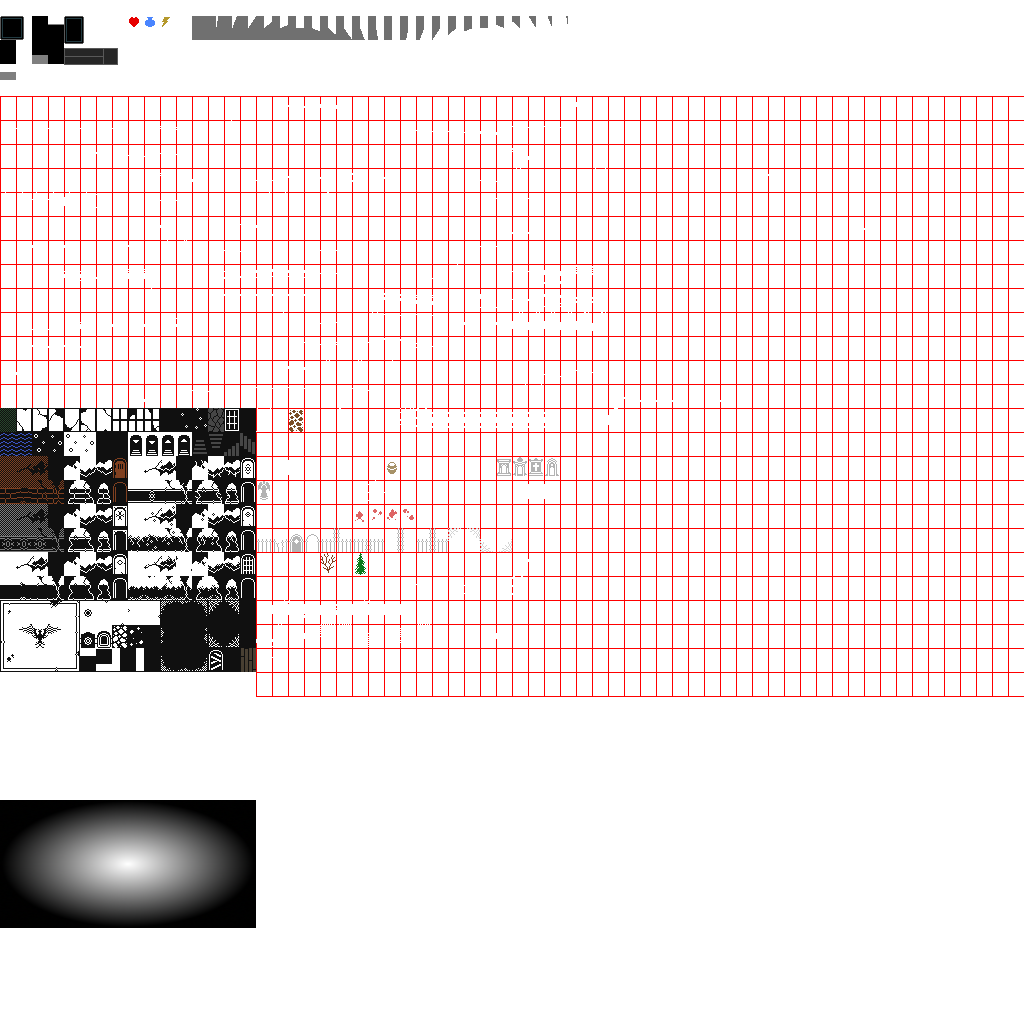
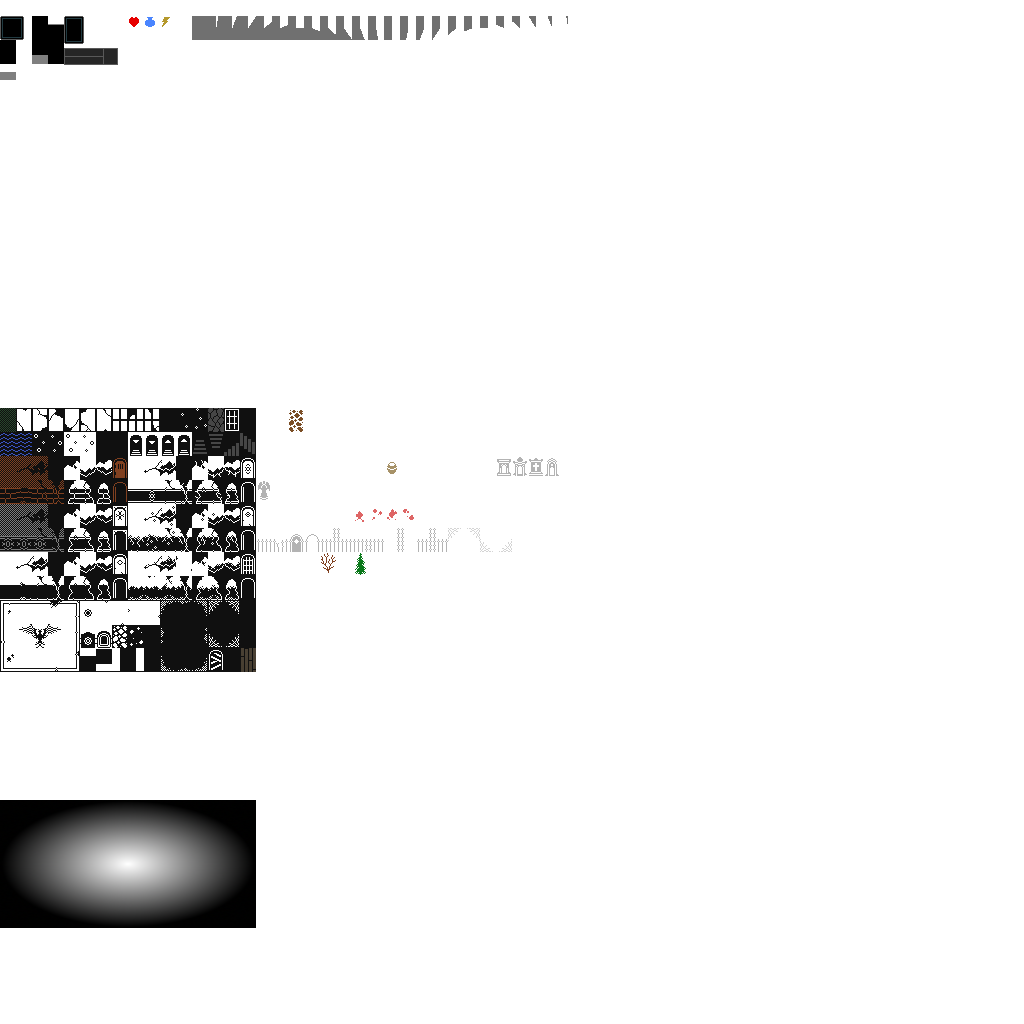
Comparing the layer stacks of the two 1024px x 1024px images. Changes:
painted on "Layer" over [640, 408, 671, 432]
hid "Layer #1" over [0, 96, 1024, 697]
